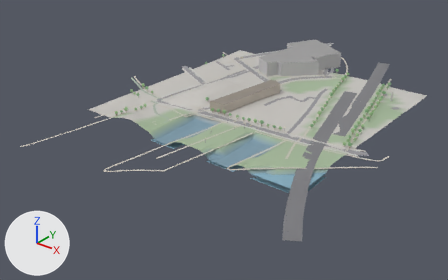
An edit to the glTF model game/world/tile_-1_4.glb, drawn before and after from the same camera.
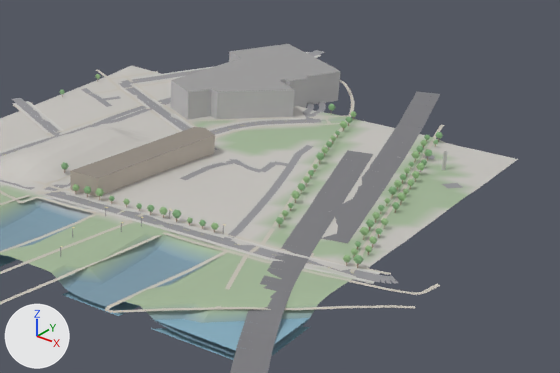
The first picture shows the older version from a camera (50 mm lens) standing at (220.0, -1651.0, 250.0) and looking at (-150.0, -1190.0, -36.0). The close-ups show the older and then the newer version on the part from 39% to 100% of the width and 6% to 71% of the height of that picture. Only the edits that show in the close-ups are written down. Every picture has the same lights, and +X, +Y and +Z are marked at lower left. Where no turn or scale is listed for an object, it has been applied to the vertices.

Script lines for the objects in view, before the commit:
```python
me_props = bpy.data.meshes.new('props')
me_props.from_pydata(...)  # 1936 vertices, 3208 faces; spans x -257.0..-2.0, y -1275.0..-1023.0, z 0.0..8.0
me_props.materials.append(mat_defaultmaterial_006)
me_sidewalks = bpy.data.meshes.new('sidewalks')
me_sidewalks.from_pydata(...)  # 928 vertices, 780 faces; spans x -268.0..9.0, y -1221.0..-927.0, z -1.0..1.0
me_sidewalks.materials.append(mat_defaultmaterial_003)
me_water = bpy.data.meshes.new('water')
me_water.from_pydata(...)  # 21 vertices, 13 faces; spans x -168.0..0.0, y -1280.0..-1216.0, z -7.0..-3.0
me_water.materials.append(mat_defaultmaterial_005)
ob_props = bpy.data.objects.new('props', me_props)
ob_props.location = (0.0, 0.0, 0.0)
ob_sidewalks = bpy.data.objects.new('sidewalks', me_sidewalks)
ob_sidewalks.location = (0.0, 0.0, 0.0)
ob_water = bpy.data.objects.new('water', me_water)
ob_water.location = (0.0, 0.0, 0.0)
# also in view: 'roads' at (-118.0, -1132.0, 0.0); 'buildings' at (-110.0, -1085.0, 7.0); 'terrain' at (-128.0, -1152.0, 1.0); 'paths' at (-131.0, -1161.0, 1.0)
```
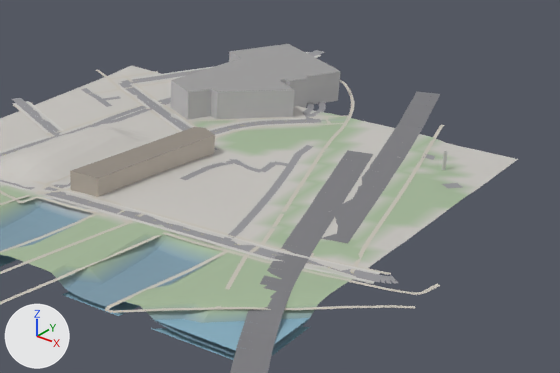
What differs and where, as boxes (x1, y1, x2, y2) in the close-ups (560 x 373 px):
```json
{"object": "props", "change": "deleted", "before": [60, 74, 443, 268]}
```

Edits to the scene script, one JSON object a line:
```json
{"op": "remove", "block": "ob_props", "code": ["ob_props = bpy.data.objects.new('props', me_props)", "ob_props.location = (0.0, 0.0, 0.0)"]}
```
